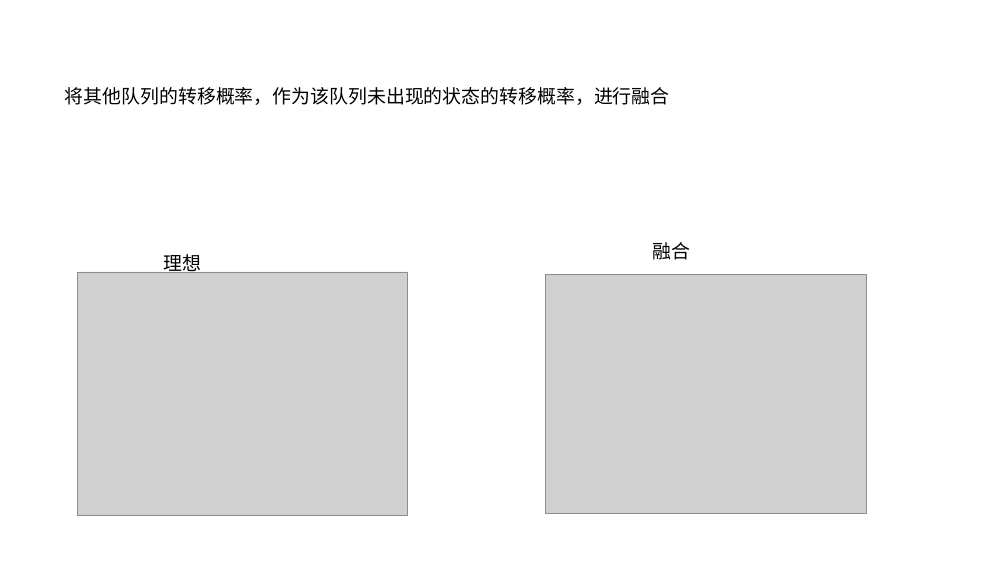
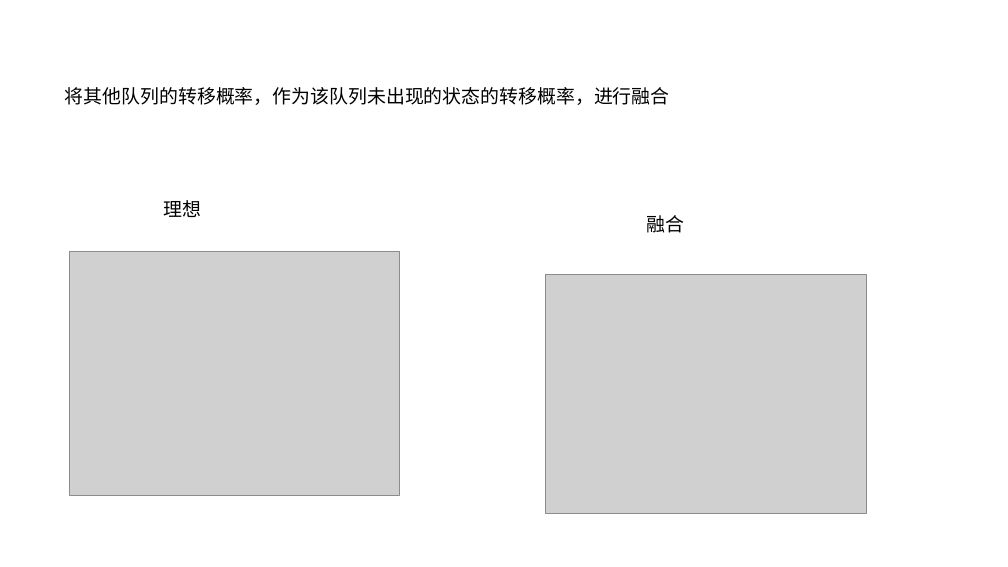
Before and after one commit to JinPeng-Zhang/RMAB, a slide deck: slide 28 of PPT/算法整理.pptx. Drawn at 1008x567 pixels with LibreOffice and Linux fonts; fonts in the diff are those of the drawing; grey boxes stand for pictures. Boxes give left, top, right and bottom in pixels: in the first picture for what was removed or moved away, otherwise in the second. Text is boxed around its words. In the diff, an @@ line names an element or a change of style, - is before the commit and + after.

```diff
--- a/PPT/算法整理.pptx
+++ b/PPT/算法整理.pptx
@@ text "理想" rewrapped from (164,251,202,273) to (164,200,202,217) @@
@@ text "融合": place and size @@
-text "融合" at (653,242,691,260)
+text "融合" at (647,215,685,233)
@@ picture: place and size @@
-picture at (77,272,408,516)
+picture at (69,252,399,496)
```
Also in this commit, not shown: 2 other slides changed, 20 slides added, 6 other files.
